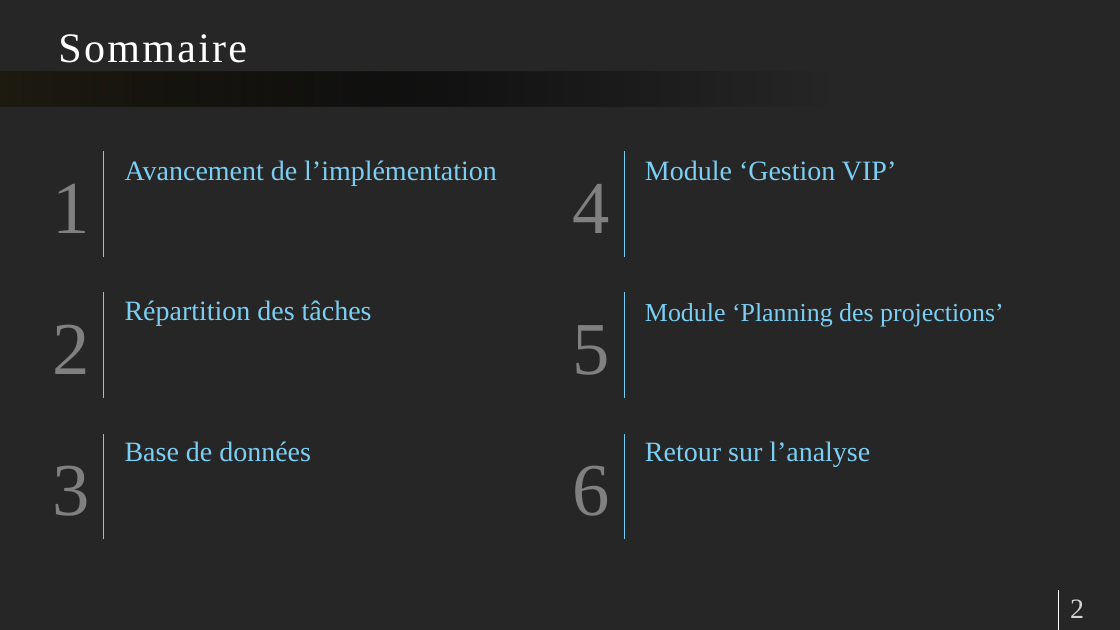
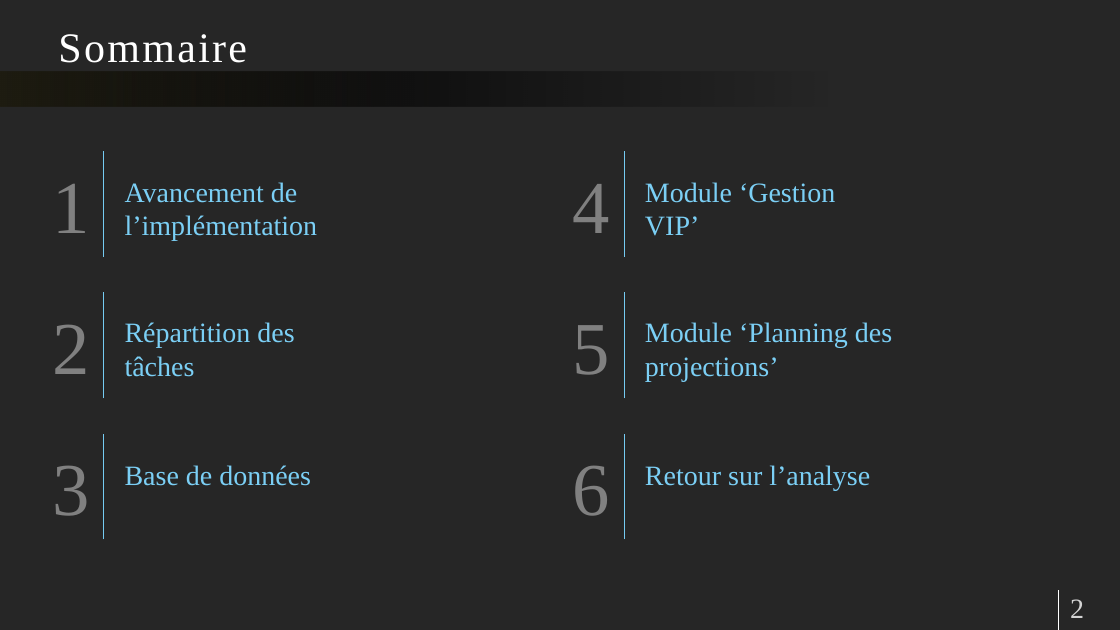
Before and after one commit to pierreelliott/CPOA, a slide deck: slide 2 of Présentation CPOA.pptx. Drawn at 1120x630 pixels with LibreOffice and Linux fonts; fonts in the diff are those of the drawing. Boxes give left, top, right and bottom in pixels: in the first picture for what was removed or moved away, otherwise in the second. Text is boxed around its words. In the diff, an @@ line names an element or a change of style, - is before the commit and + after.

```diff
--- a/Présentation CPOA.pptx
+++ b/Présentation CPOA.pptx
@@ text "Avancement de l’implémentation" rewrapped from box(125, 160, 497, 186) to box(125, 182, 318, 241) @@
@@ text "Module ‘Gestion VIP’" rewrapped from box(645, 160, 896, 181) to box(645, 182, 835, 236) @@
@@ text "Répartition des tâches" rewrapped from box(125, 300, 372, 326) to box(125, 322, 294, 377) @@
@@ text "Module ‘Planning des projections’" at box(645, 322, 892, 381): size 33.3 to 36 pt @@
@@ text "Base de données": place and size @@
-text "Base de données" at box(125, 441, 311, 462)
+text "Base de données" at box(125, 465, 311, 486)
@@ text "Retour sur l’analyse": place and size @@
-text "Retour sur l’analyse" at box(645, 441, 870, 466)
+text "Retour sur l’analyse" at box(645, 465, 870, 490)
```
Also in this commit, not shown: 3 other slides changed, 12 other files.
